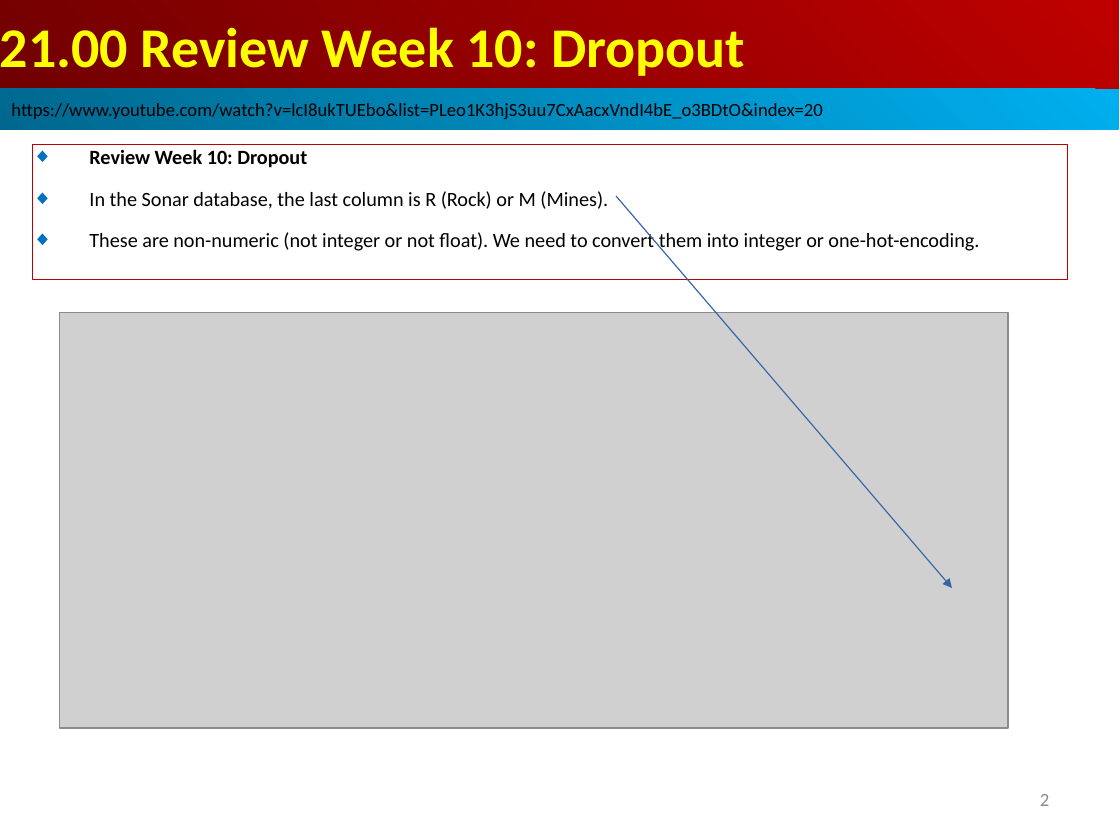
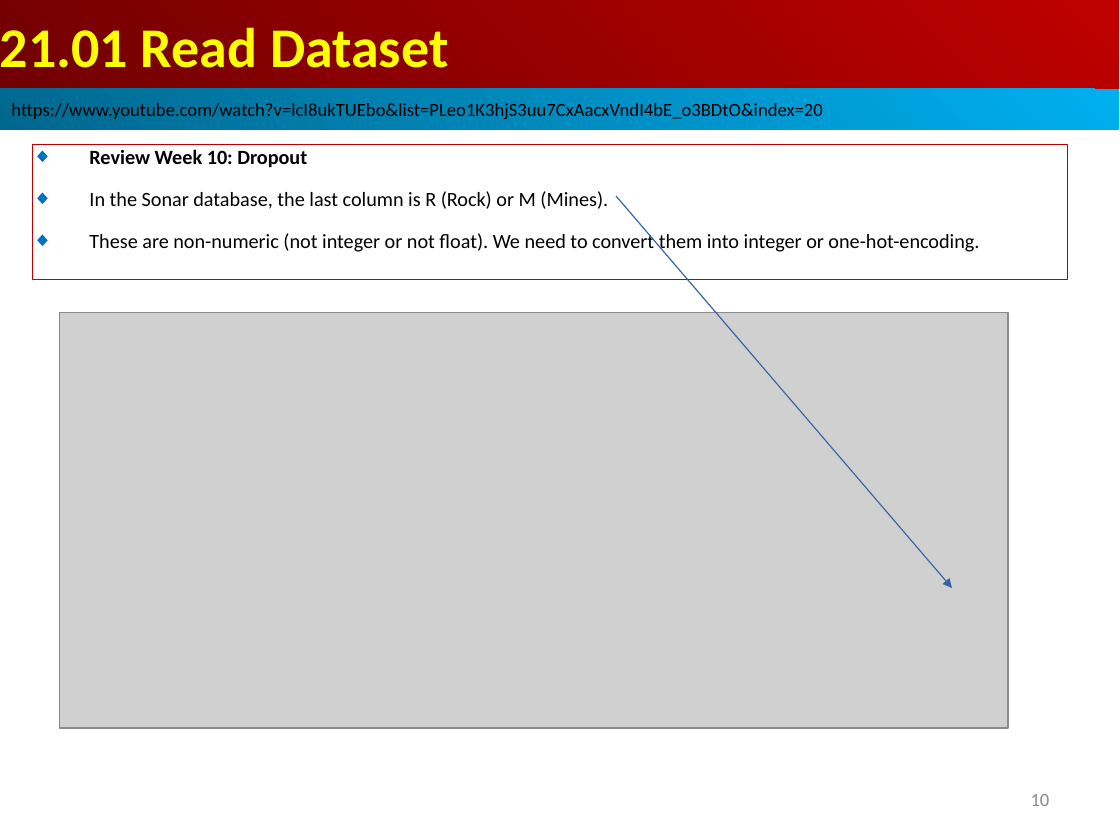
Before and after one commit to peterhchen/AIU_CS512_DL, a slide deck: slide 10 of 000_Lecture_Project/week11/001_Video/21.00_w10_review_Dropout.ppt (slide 2 before the commit). Drawn at 1120x840 pixels with LibreOffice and Linux fonts; fonts in the diff are those of the drawing; grey boxes stand for pictures. Boxes give left, top, right and bottom in pixels: in the first picture for what was removed or moved away, otherwise in the second. Text is boxed around its words. In the diff, an @@ line names an element or a change of style, - is before the commit and + after.

```diff
--- a/000_Lecture_Project/week11/001_Video/21.00_w10_review_Dropout.ppt
+++ b/000_Lecture_Project/week11/001_Video/21.00_w10_review_Dropout.ppt
@@ text in rectangle at bbox=[0, 27, 448, 68]: text changed @@
-21.00 Review Week 10: Dropout
+21.01 Read Dataset
@@ page number at bbox=[1031, 794, 1050, 806]: text changed @@
-2
+10
```
Also in this commit, not shown: 6 other slides changed, 10 slides added.
